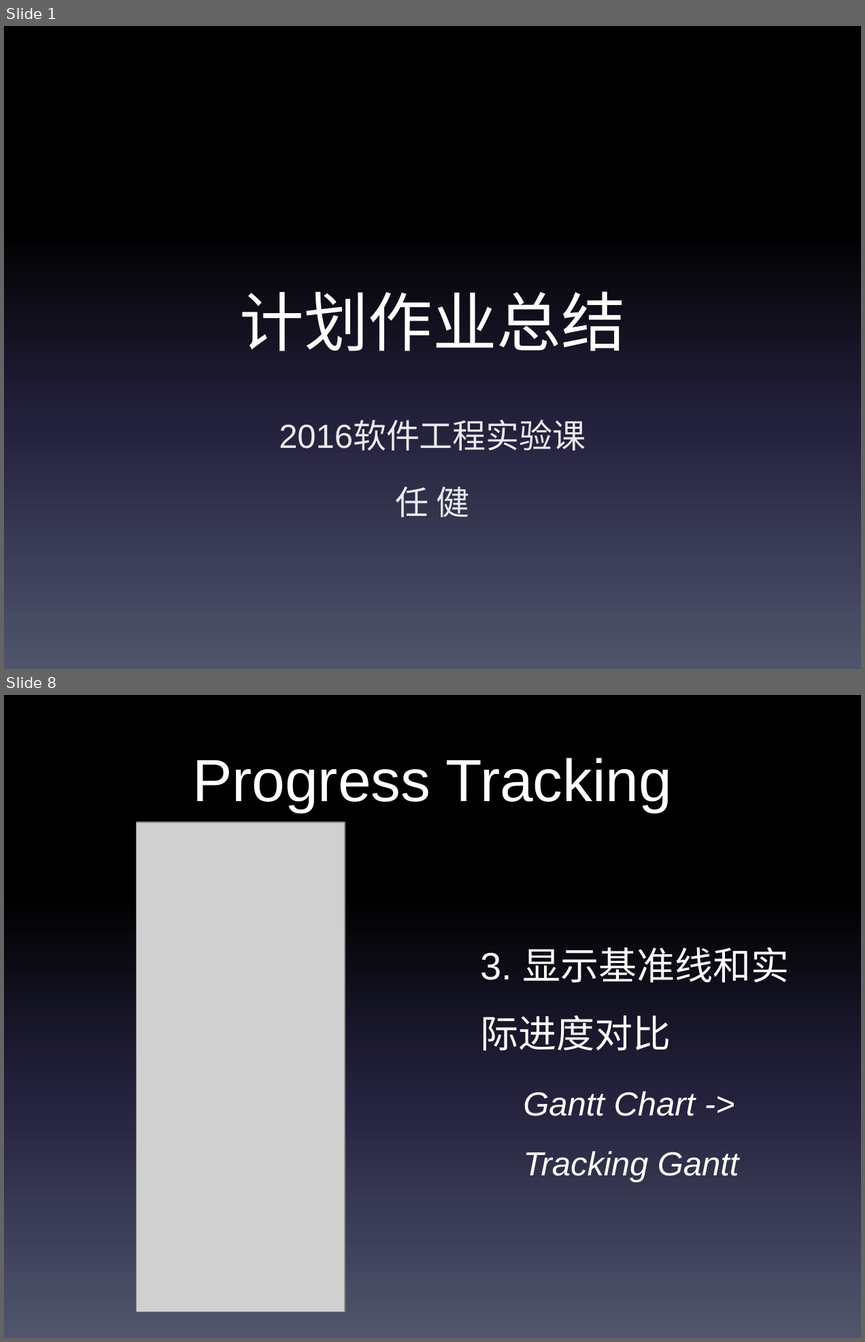
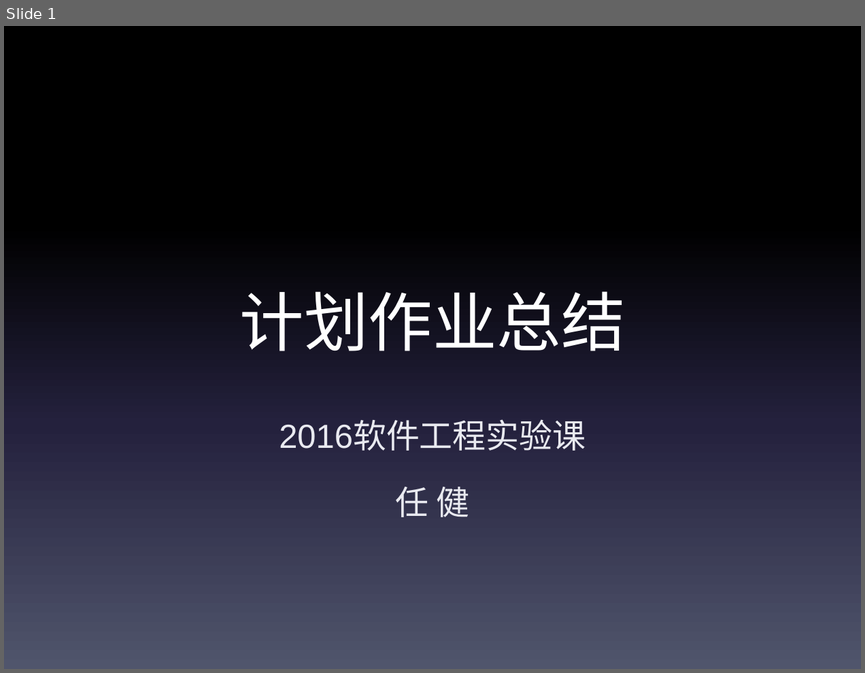
Before and after one commit to bhsei/ppt, a slide deck: 2016/计划书总结.pptx. Shown one above the other, each under a label of ours: slides 1 and 8 before the commit, slide 1 after it; the slides between them are not shown. The pictures are 865x1342 and 865x673 pixels, drawn with LibreOffice and Linux fonts; fonts in the diff are those of the drawing; grey boxes stand for pictures. Boxes give left, top, right and bottom in pixels: in the first picture for what was removed or moved away, otherwise in the second. Text is boxed around its words. In the diff, an @@ line names an element or a change of style, - is before the commit and + after.

```diff
--- a/2016/计划书总结.pptx
+++ b/2016/计划书总结.pptx
@@ slide 8 removed at [4,695,861,1338], background gradient #000000 to #24213E to #51566D @@
@@ title removed at [192,758,672,813] @@
-Progress Tracking
@@ picture removed at [137,821,345,1311] @@
@@ text removed at [480,947,789,1182] @@
-3. 显示基准线和实际进度对比
-  Gantt Chart -> Tracking Gantt
```
Also in this commit, not shown: 1 slide added, 8 other slides removed.
